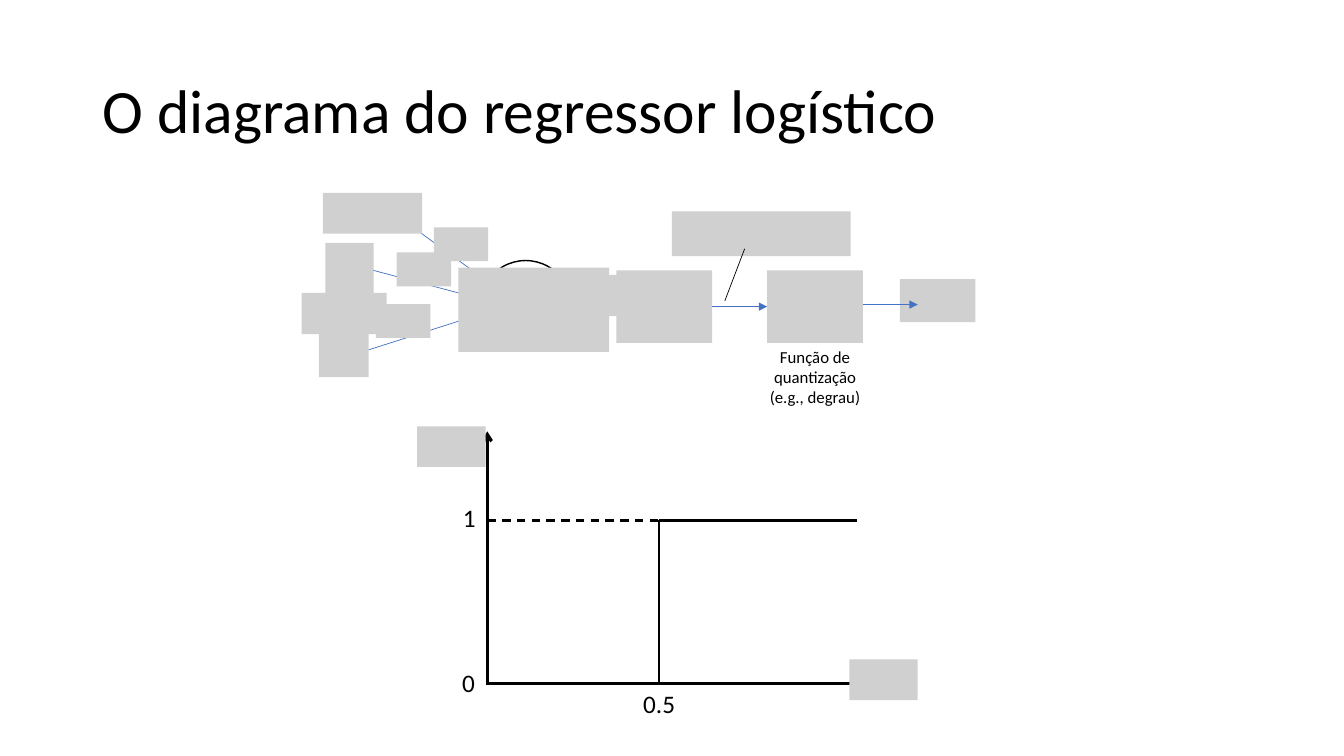
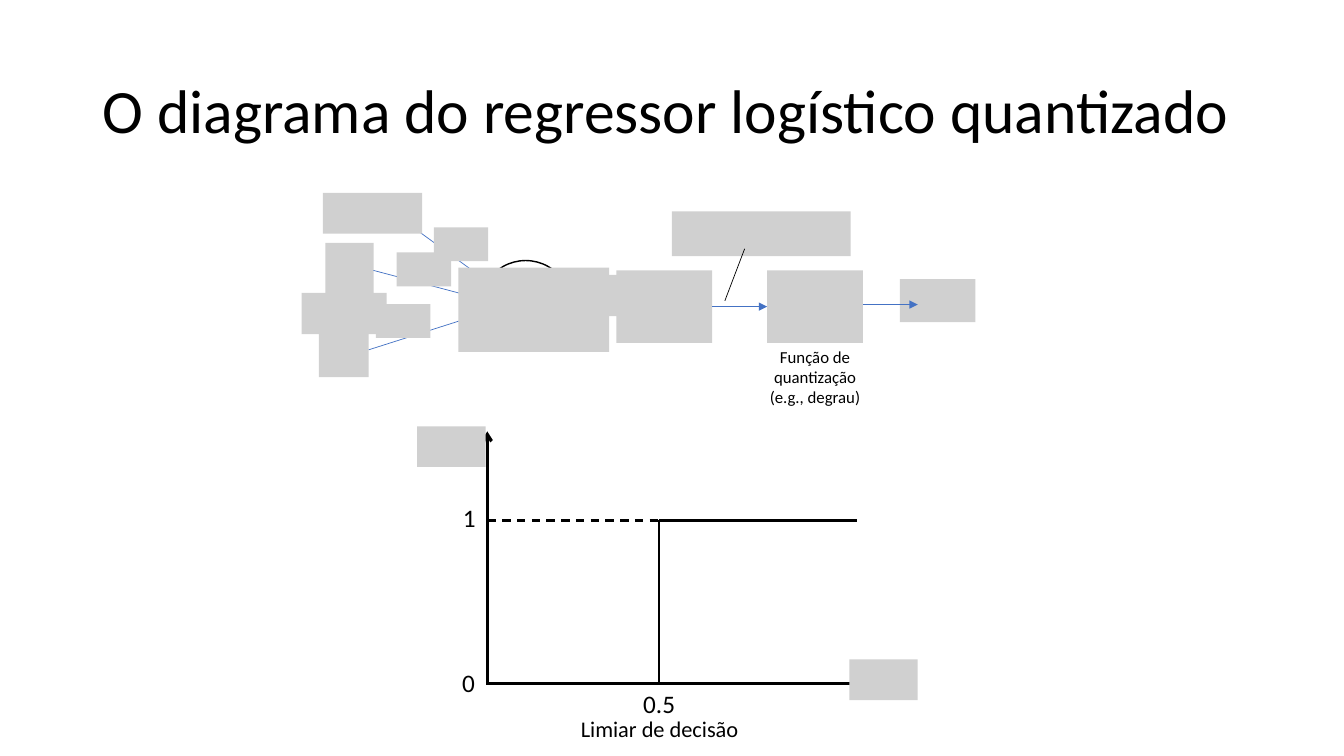
Before and after one commit to zz4fap/c24_inteligencia_artificial, a slide deck: slide 33 of slides/C24_Classificação.pptx. Drawn at 1344x756 pixels with LibreOffice and Linux fonts; fonts in the diff are those of the drawing; grey boxes stand for pictures. Boxes give left, top, right and bottom in pixels: in the first picture for what was removed or moved away, otherwise in the second. Text is boxed around its words. In the diff, an @@ line names an element or a change of style, - is before the commit and + after.

```diff
--- a/slides/C24_Classificação.pptx
+++ b/slides/C24_Classificação.pptx
@@ title at box(102, 90, 1228, 144): text changed @@
-O diagrama do regressor logístico
+O diagrama do regressor logístico quantizado
@@ text added at box(581, 721, 739, 737), 16 pt, text #000000 @@
+Limiar de decisão
```
Also in this commit, not shown: 6 other slides changed, 2 slides added, 2 other files.
